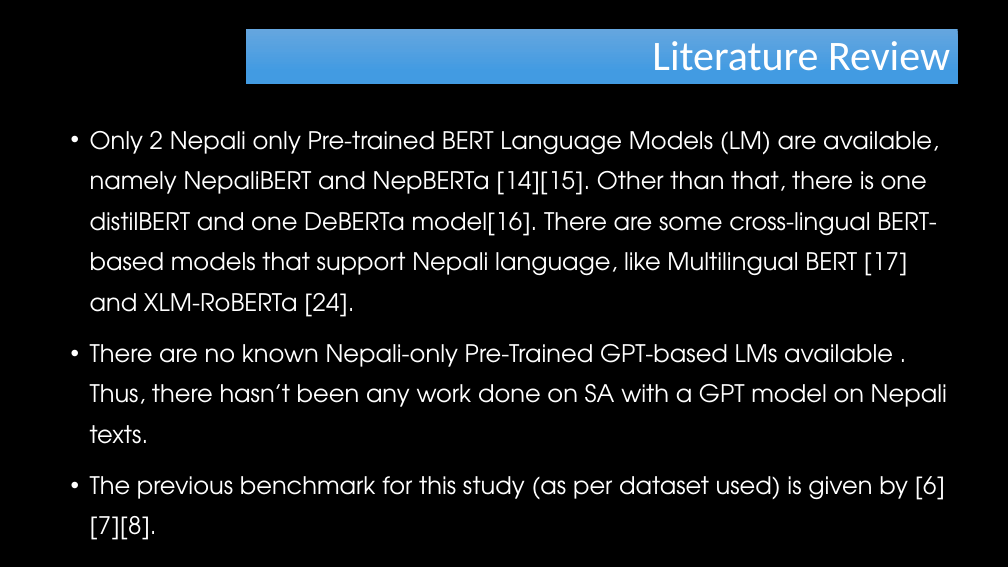
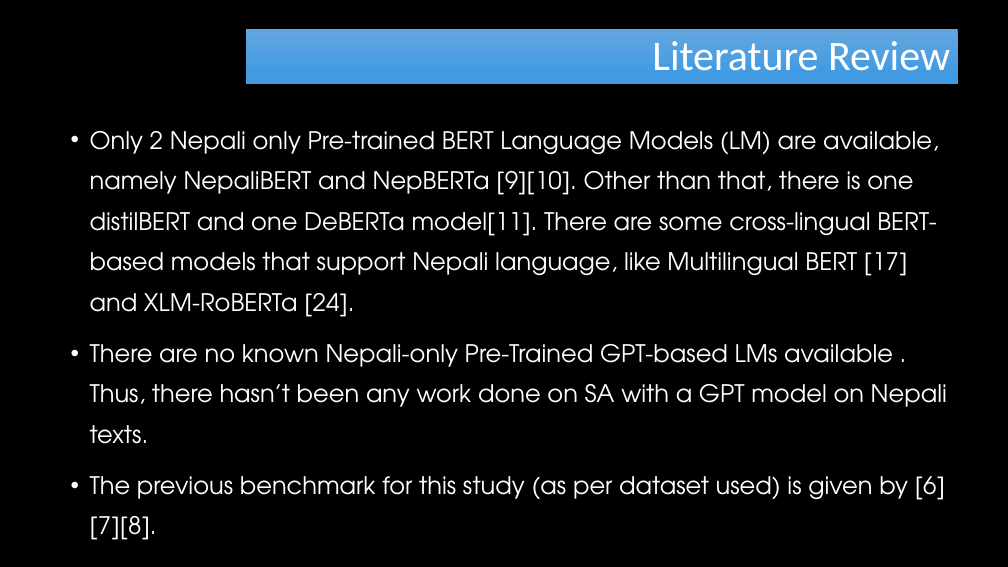
Before and after one commit to RayGone/Thesis, a slide deck: slide 15 of Main Thesis/Thesis Defense Presentation.pptx. Drawn at 1008x567 pixels with LibreOffice and Linux fonts; fonts in the diff are those of the drawing; background and template pictures are left out. Boxes give left, top, right and bottom in pixels: in the first picture for what was removed or moved away, otherwise in the second. Text is boxed around its words. In the diff, an @@ line names an element or a change of style, - is before the commit and + after.

```diff
--- a/Main Thesis/Thesis Defense Presentation.pptx
+++ b/Main Thesis/Thesis Defense Presentation.pptx
@@ text at [90,131,939,317]: text changed @@
-• Only 2 Nepali only Pre-trained BERT Language Models (LM) are available, namely NepaliBERT and NepBERTa [14][15]. Other than that, there is one distilBERT and one DeBERTa model[16]. There are some cross-lingual BERT-based models that support Nepali language, like Multilingual BERT [17] and XLM-RoBERTa [24].
+• Only 2 Nepali only Pre-trained BERT Language Models (LM) are available, namely NepaliBERT and NepBERTa [9][10]. Other than that, there is one distilBERT and one DeBERTa model[11]. There are some cross-lingual BERT-based models that support Nepali language, like Multilingual BERT [17] and XLM-RoBERTa [24].
```
Also in this commit, not shown: 16 other slides changed, 3 slides added, 2 other files.
